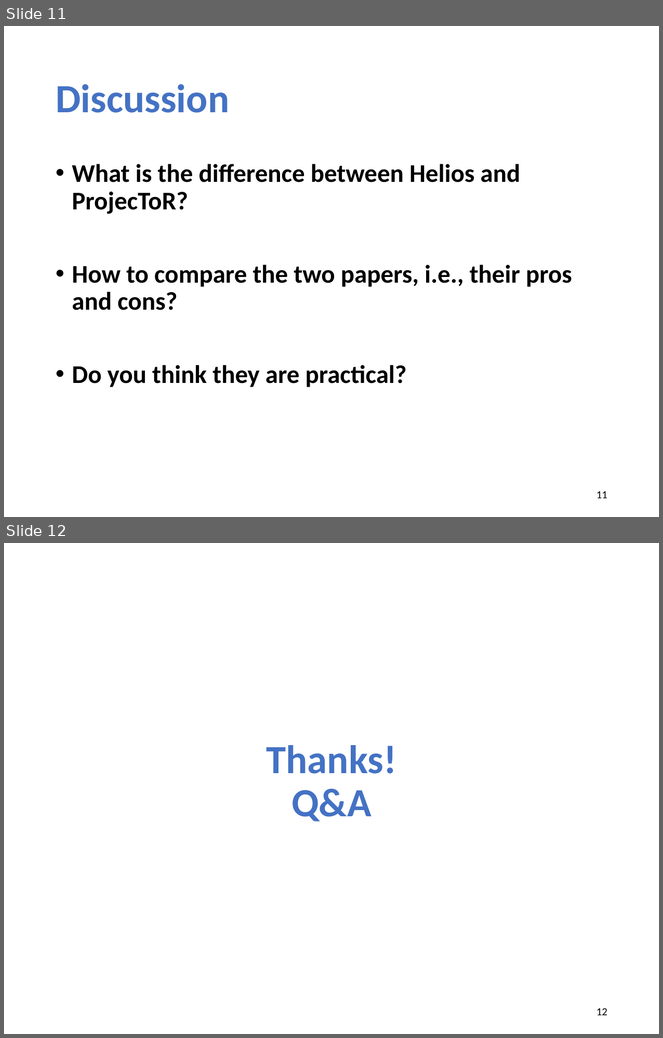
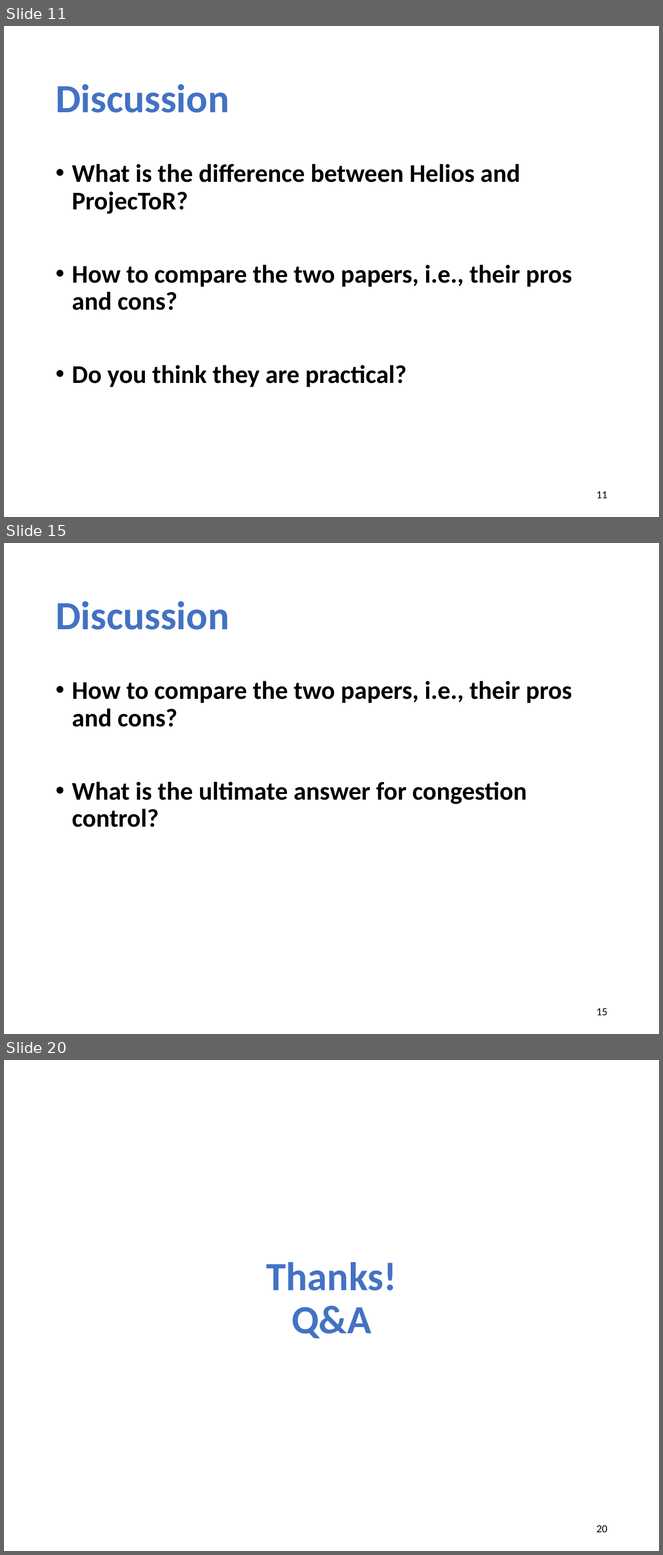
Before and after one commit to xinjin/course-adv-net, a slide deck: slides/lec06_datacenter.pptx. Shown one above the other, each under a label of ours: slides 11 and 12 before the commit, slides 11, 15 and 20 after it; the slides between them are not shown. The pictures are 663x1038 and 663x1555 pixels, drawn with LibreOffice and Linux fonts; fonts in the diff are those of the drawing. Boxes give left, top, right and bottom in pixels: in the first picture for what was removed or moved away, otherwise in the second. Text is boxed around its words. In the diff, an @@ line names an element or a change of style, - is before the commit and + after.

```diff
--- a/slides/lec06_datacenter.pptx
+++ b/slides/lec06_datacenter.pptx
@@ slide 15 added at box(4, 543, 659, 1034), background #FFFFFF @@
@@ title added at box(55, 601, 229, 630), 44 pt, text #4472C4, bold @@
+Discussion
@@ text added at box(72, 681, 572, 827), 28 pt, text #000000, bold @@
+• How to compare the two papers, i.e., their pros and cons?
+• What is the ultimate answer for congestion control?
@@ page number added at box(597, 1008, 608, 1016), 12 pt, text #000000 @@
+15
@@ what was slide 12 is now slide 20 @@
@@ page number at box(597, 1525, 608, 1533): text changed @@
-12
+20
```
Also in this commit, not shown: 1 slide changed, 7 other slides added, 2 other files.
